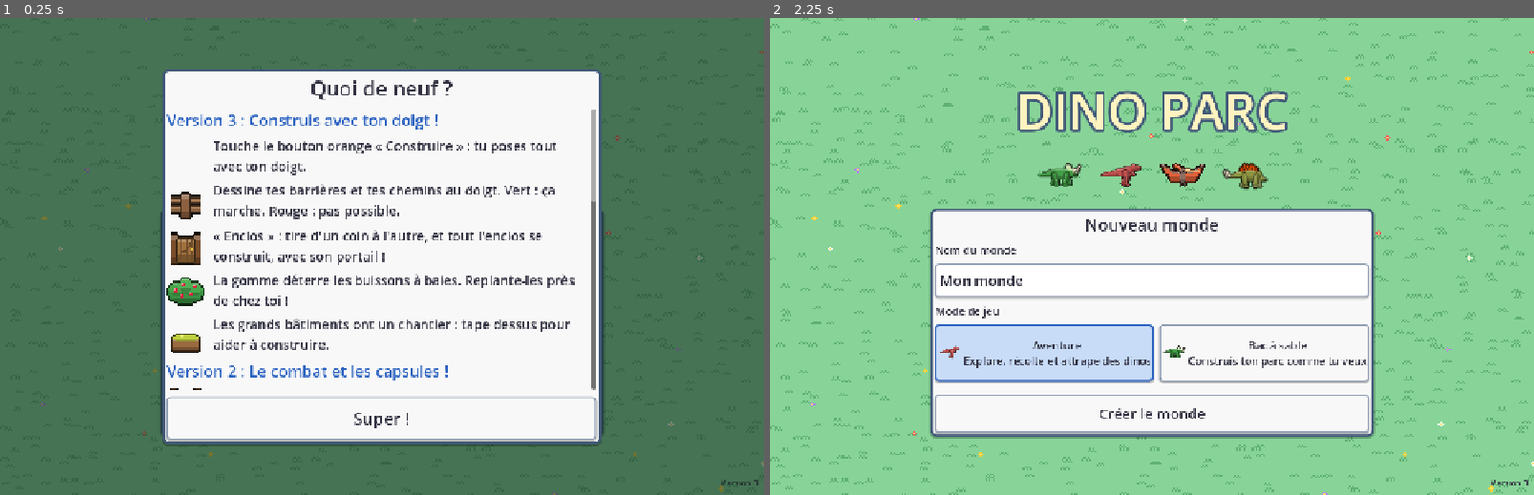
Above: before the commit, frames 1-2 (left to right).
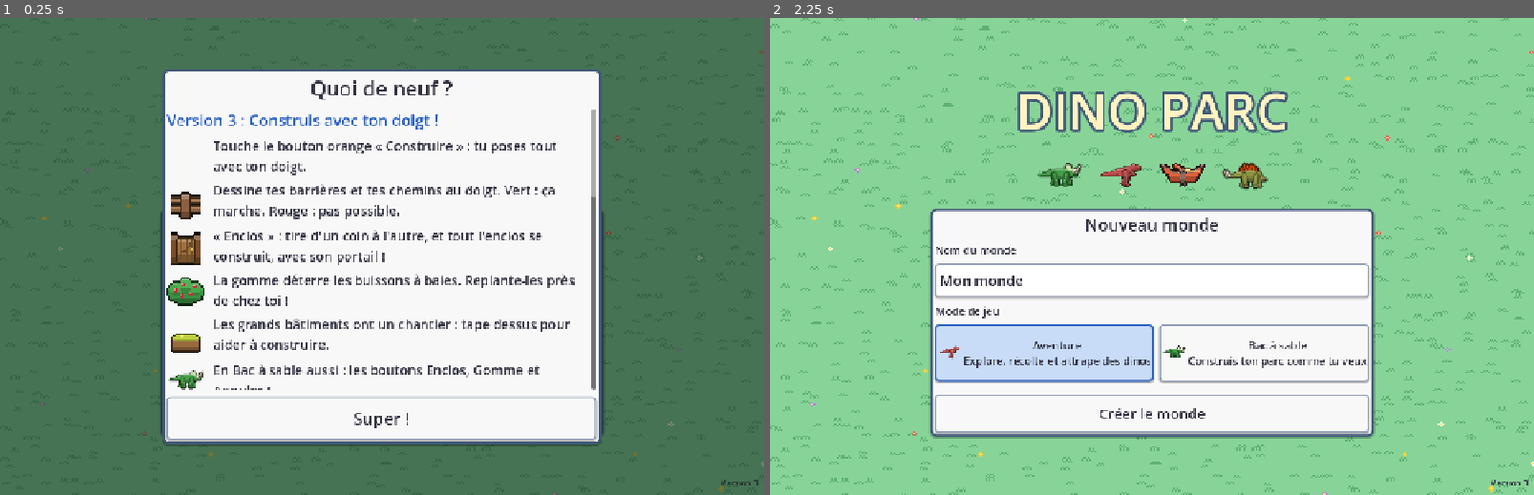
Above: after the commit, the same moments.

Repository: kevindjf/dino-parc
Game: Godot game, scene res://main.tscn
The game is run twice, just before and just after one commit, with the same random seed, the same clock (stepped at 60 frames per second) and the same inputs.
Inputs:
- Up to frame 1 (0.25 s): no input
- Up to frame 2 (2.25 s): click "Aventure Explore, récolte et …" at 0.5 s; click "Bac à sable Construis ton par…" at 1.25 s; click "Créer le monde" at 2 s

The runs differ from the first frame. In frame 1, 0.8% of the frame differs, in the area x 21-78%, y 37-78%; in frame 2, nothing differs.
Error in both runs: Invalid access to property or key 'hammer' on a base object of type 'Dictionary'. (res://scripts/art.gd:1088)

Commit message:
feat: add enclosure, eraser and undo tools to sandbox mode
Co-Authored-By: Claude Opus 5.5 (1M context) <noreply@anthropic.com>

Diff:
--- a/scripts/hud.gd
+++ b/scripts/hud.gd
@@ -6,6 +6,8 @@
 signal zoom_requested(direction: int)
 signal exit_vehicle
 signal menu_requested
+signal pen_toggled(on: bool)
+signal undo_requested
 
 const Catalog := preload("res://scripts/catalog.gd")
 const Art := preload("res://scripts/art.gd")
@@ -23,6 +25,7 @@
 var message_tween: Tween
 var tool_group := ButtonGroup.new()
 var current_tool := "path"
+var pen_button: Button
 
 
 func _ready() -> void:
@@ -35,6 +38,7 @@
 	_build_top_bar(root)
 	_build_toolbar(root)
 	_build_info(root)
+	_build_drawing_tools(root)
 
 	message_panel = PanelContainer.new()
 	message_panel.set_anchors_preset(Control.PRESET_CENTER_TOP)
@@ -173,6 +177,30 @@
 	panel.add_child(info_label)
 
 
+# The same helpers as the building mode of the adventure: whole enclosures, eraser, undo.
+func _build_drawing_tools(root: Control) -> void:
+	var panel := PanelContainer.new()
+	panel.set_anchors_preset(Control.PRESET_BOTTOM_RIGHT)
+	panel.grow_horizontal = Control.GROW_DIRECTION_BEGIN
+	panel.grow_vertical = Control.GROW_DIRECTION_BEGIN
+	panel.offset_right = -8
+	panel.offset_bottom = -140
+	root.add_child(panel)
+	var row := HBoxContainer.new()
+	row.add_theme_constant_override("separation", 6)
+	panel.add_child(row)
+	pen_button = _small_button(row, "Enclos")
+	pen_button.toggle_mode = true
+	pen_button.tooltip_text = "Avec une barrière : tire d'un coin à l'autre pour faire tout l'enclos, avec un portail"
+	pen_button.toggled.connect(func(on: bool) -> void: pen_toggled.emit(on))
+	var eraser := _small_button(row, "Gomme")
+	eraser.pressed.connect(func() -> void:
+		current_tool = "bulldozer"
+		tool_selected.emit("bulldozer"))
+	var undo := _small_button(row, "Annuler")
+	undo.pressed.connect(func() -> void: undo_requested.emit())
+
+
 func _show_category(index: int) -> void:
 	for child in item_row.get_children():
 		child.queue_free()
--- a/scripts/main.gd
+++ b/scripts/main.gd
@@ -110,6 +110,12 @@
 var ghost: Node2D
 var ghost_rect := Rect2()
 var ghost_color := Color.TRANSPARENT
+var ghost_cells: Array[Dictionary] = []  # {cell, ok}: an enclosure being drawn in the sandbox
+# Sandbox drawing helpers: whole enclosures from corner to corner, and undo.
+var pen := false
+var pen_start := NONE
+var stroke_log: Array[Dictionary] = []  # {origin, id, cost}: what the current press has built
+var undo_log: Array = []  # the last strokes, newest last
 # Adventure mode.
 var player: Node2D = null
 var inventory: RefCounted = null
@@ -179,6 +185,8 @@
 	hud.zoom_requested.connect(camera.zoom_step)
 	hud.exit_vehicle.connect(stop_driving)
 	hud.menu_requested.connect(back_to_menu)
+	hud.pen_toggled.connect(func(on: bool) -> void: pen = on)
+	hud.undo_requested.connect(_undo_stroke)
 	if demo:
 		_build_demo()
 		mode = "demo"
@@ -335,7 +343,7 @@
 		var cell := _mouse_cell()
 		if cell != hover:
 			hover = cell
-			if painting and _drag_allowed():
+			if painting and _drag_allowed() and not _pen_active():
 				_apply(cell)
 			_update_hover_info()
 		_update_ghost()
@@ -372,8 +380,22 @@
 		if event.button_index == MOUSE_BUTTON_LEFT or event.button_index == MOUSE_BUTTON_RIGHT:
 			painting = event.pressed
 			erasing = event.button_index == MOUSE_BUTTON_RIGHT or tool == "bulldozer"
+			if _pen_active():
+				# Enclosure: nothing is built before the finger or the button is released.
+				if event.pressed:
+					pen_start = _mouse_cell()
+				elif pen_start != NONE:
+					for step in _pen_plan(pen_start, _mouse_cell()):
+						if step.ok:
+							_build(step.id, step.cell)
+					pen_start = NONE
+					ghost_cells.clear()
+					_finish_stroke()
+				return
 			if event.pressed:
 				_apply(_mouse_cell())
+			else:
+				_finish_stroke()
 
 
 func _on_tool_selected(id: String) -> void:
@@ -425,6 +447,59 @@
 	if not _spend(item.cost):
 		return
 	_add_building(id, origin)
+	stroke_log.append({"origin": origin, "id": id, "cost": item.cost})
+	_refresh()
+
+
+# --- Sandbox: enclosures and undo ------------------------------------------------
+
+func _pen_active() -> bool:
+	return pen and Catalog.ITEMS.has(tool) and Catalog.ITEMS[tool].kind == "fence" and tool != "gate_wood" and not erasing
+
+
+# The fences of an enclosure from corner `a` to corner `b`, with a gate in the middle of the bottom.
+func _pen_plan(a: Vector2i, b: Vector2i) -> Array[Dictionary]:
+	var plan: Array[Dictionary] = []
+	var low := Vector2i(mini(a.x, b.x), mini(a.y, b.y))
+	var high := Vector2i(maxi(a.x, b.x), maxi(a.y, b.y))
+	var gate := Vector2i((low.x + high.x) / 2, high.y) if (high - low).x >= 2 and (high - low).y >= 2 else NONE
+	var left := money
+	for y in range(low.y, high.y + 1):
+		for x in range(low.x, high.x + 1):
+			if x != low.x and x != high.x and y != low.y and y != high.y:
+				continue
+			var cell := Vector2i(x, y)
+			var id := "gate_wood" if cell == gate else tool
+			var cost: int = Catalog.ITEMS[id].cost
+			var ok := in_grid(cell) and _is_free(cell, Vector2i.ONE) and left >= cost
+			if ok:
+				left -= cost
+			plan.append({"cell": cell, "id": id, "ok": ok})
+	return plan
+
+
+func _finish_stroke() -> void:
+	if not stroke_log.is_empty():
+		undo_log.append(stroke_log)
+		stroke_log = []
+		if undo_log.size() > 30:
+			undo_log.pop_front()
+
+
+# Takes back what the last stroke built, and gives all its coins back.
+func _undo_stroke() -> void:
+	if undo_log.is_empty():
+		hud.flash("Rien à annuler")
+		return
+	var stroke: Array = undo_log.pop_back()
+	var refund := 0
+	for entry in stroke:
+		var building = occupied.get(entry.origin)
+		if building != null and building.id == entry.id and building.origin == entry.origin:
+			_remove_building(building)
+			refund += entry.cost
+	money += refund
+	hud.flash("Annulé (+%d pièces)" % refund)
 	_refresh()
 
 
@@ -2001,6 +2076,14 @@
 
 func _update_ghost() -> void:
 	ghost.visible = false
+	if _pen_active() and pen_start != NONE and painting:
+		ghost_cells = _pen_plan(pen_start, hover)
+		ghost.visible = true
+		ghost.queue_redraw()
+		var count := ghost_cells.filter(func(step: Dictionary) -> bool: return step.ok).size()
+		hud.set_info("Enclos : %d barrières sur %d cases" % [count, ghost_cells.size()])
+		return
+	ghost_cells.clear()
 	if not in_grid(hover):
 		return
 	if tool == "bulldozer":
@@ -2046,6 +2129,13 @@
 			var inward: Vector2 = (r.get_center() - corner).sign()
 			ghost.draw_line(corner, corner + Vector2(inward.x * 5, 0), ghost_color, 1.5)
 			ghost.draw_line(corner, corner + Vector2(0, inward.y * 5), ghost_color, 1.5)
+		return
+	if not ghost_cells.is_empty():
+		for step in ghost_cells:
+			var rect := Rect2(Vector2(step.cell * T), Vector2(T, T))
+			var color := Color("66bb6a") if step.ok else Color("e53935")
+			ghost.draw_rect(rect, Color(color, 0.4))
+			ghost.draw_rect(rect, Color(color.darkened(0.3), 0.9), false, 1.0)
 		return
 	ghost.draw_rect(ghost_rect, Color(ghost_color, 0.35))
 	ghost.draw_rect(ghost_rect, Color(ghost_color.darkened(0.3), 0.9), false, 1.0)
--- a/scripts/news.gd
+++ b/scripts/news.gd
@@ -16,6 +16,7 @@
 			["gate_wood", "« Enclos » : tire d'un coin à l'autre, et tout l'enclos se construit, avec son portail !"],
 			["bush", "La gomme déterre les buissons à baies. Replante-les près de chez toi !"],
 			["feeder_plants", "Les grands bâtiments ont un chantier : tape dessus pour aider à construire."],
+			["dino:triceratops", "En Bac à sable aussi : les boutons Enclos, Gomme et Annuler !"],
 		],
 	},
 	{
Not shown, changed: README.md
